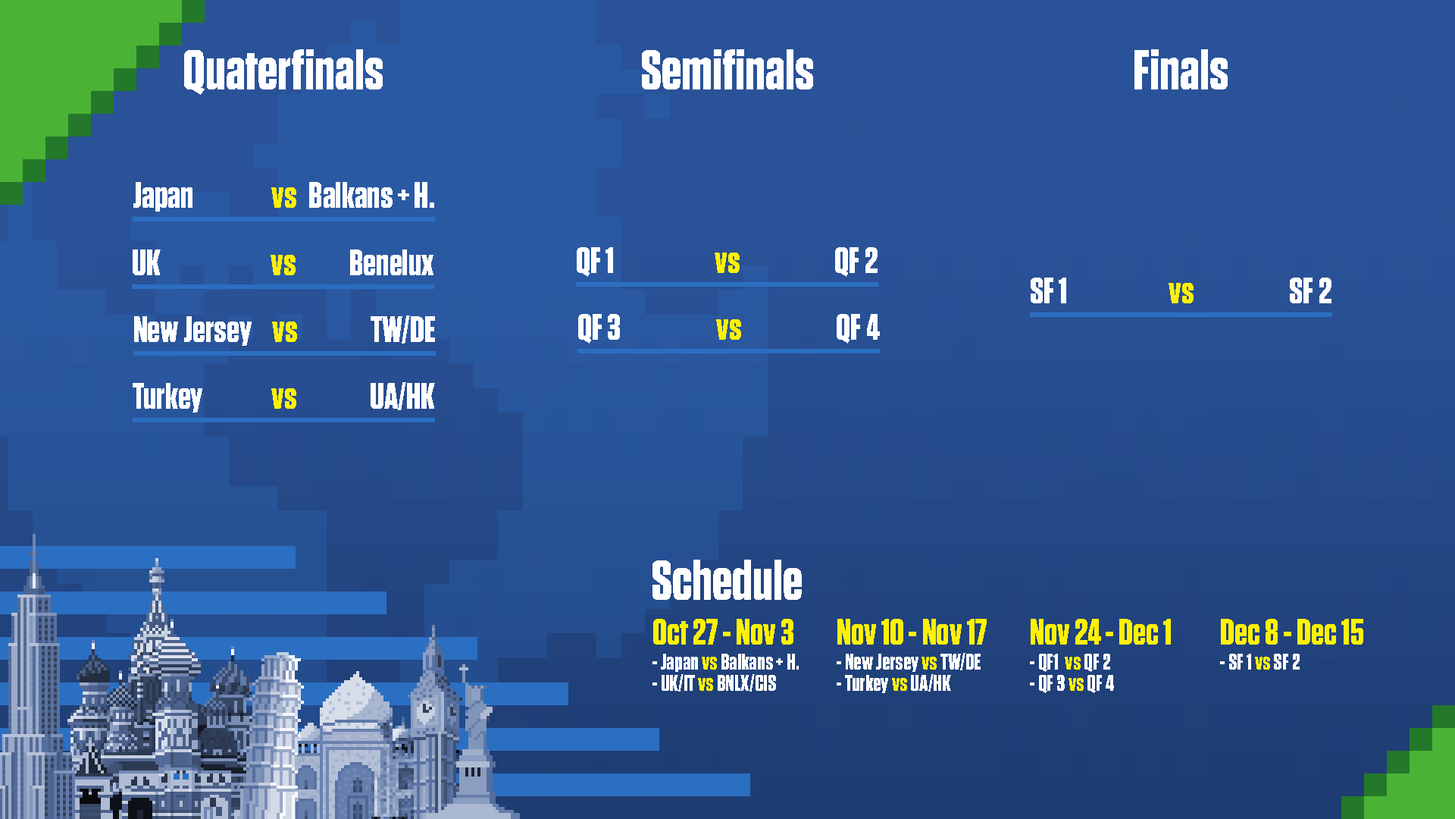
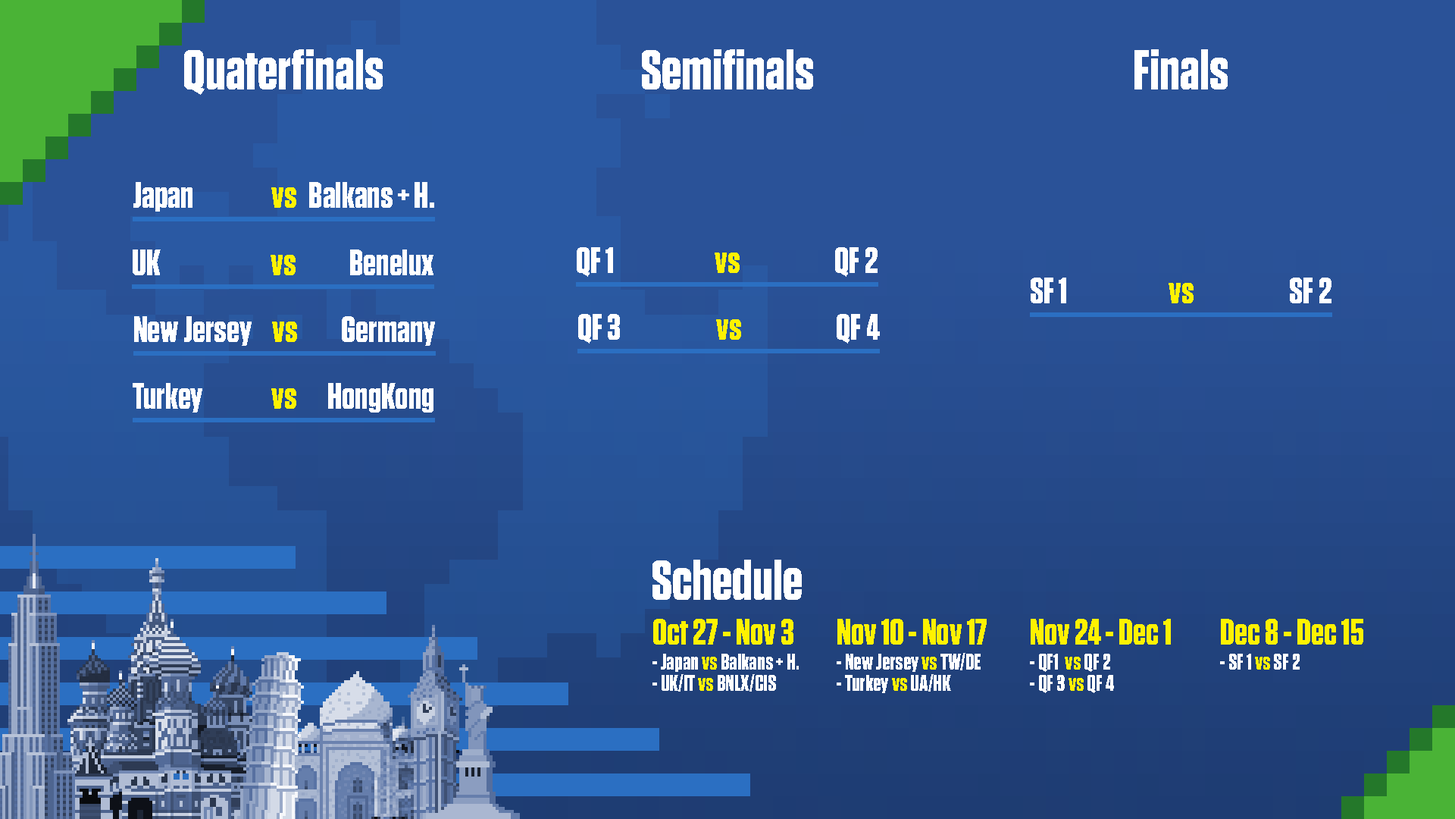
Layers edited between the first and the second (1455, 819) image:
renamed "UA/HK" to "HongKong", painted on it over left=328, top=382, right=436, bottom=413
renamed "TW/DE" to "Germany", painted on it over left=341, top=315, right=436, bottom=346
